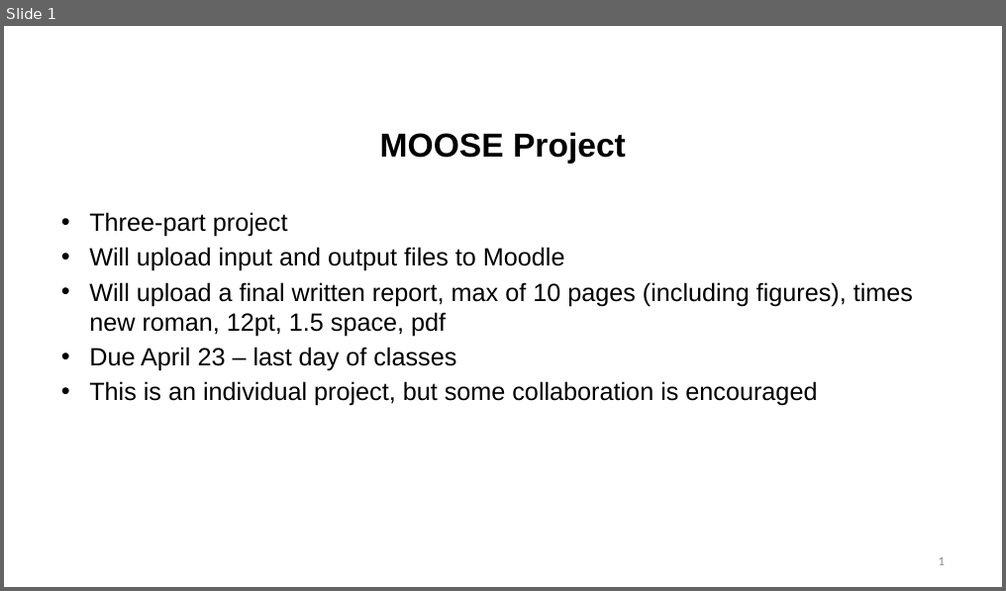
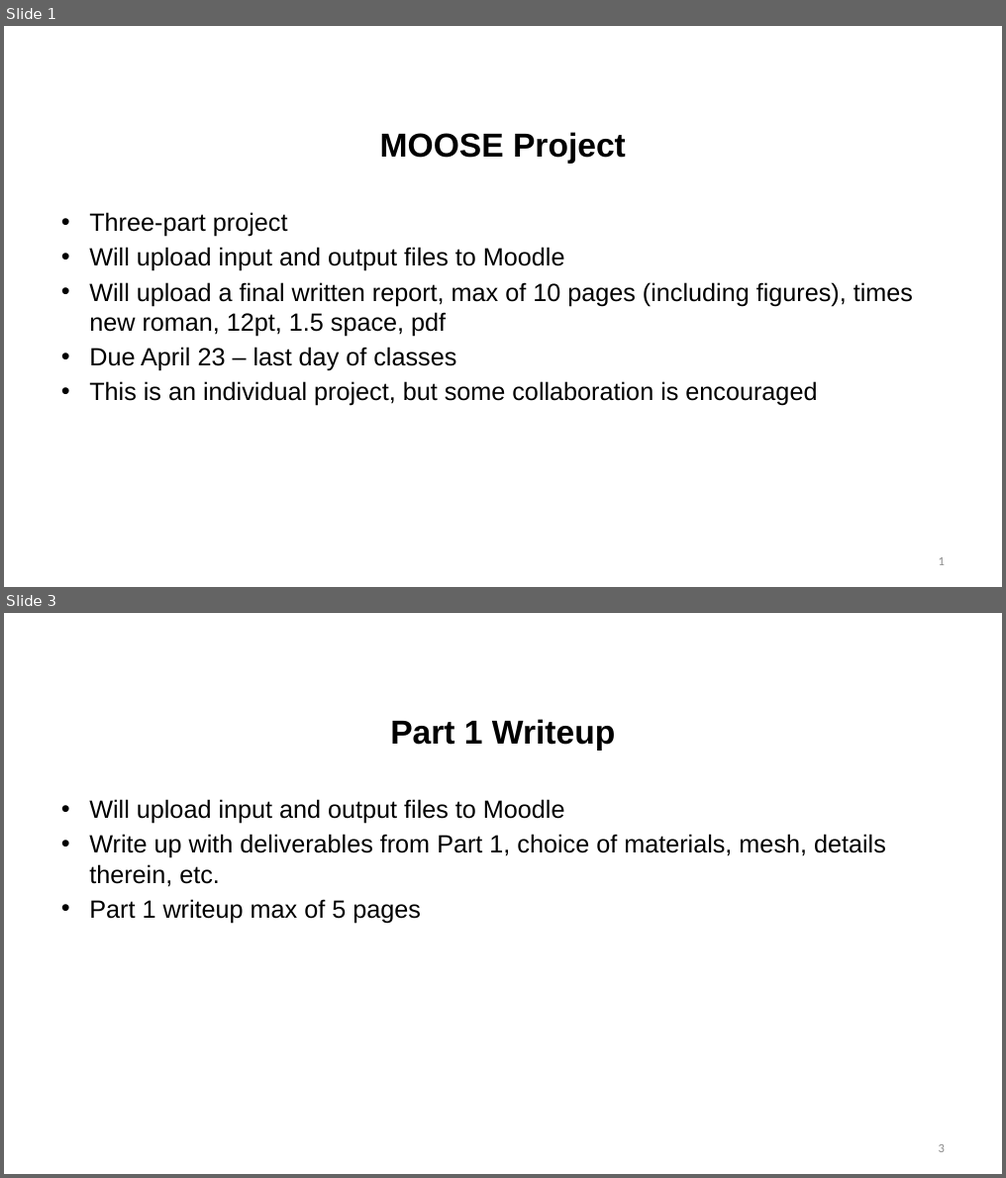
Before and after one commit to benbeeler/TEACHING, a slide deck: Nuclear_Fuel_Performance/NE533_Spring2024/MOOSE Project/MOOSE Project.pptx. Shown one above the other, each under a label of ours: slide 1 before the commit, slides 1 and 3 after it; the slides between them are not shown. The pictures are 1006x591 and 1006x1178 pixels, drawn with LibreOffice and Linux fonts; fonts in the diff are those of the drawing; background and template pictures are left out. Boxes give left, top, right and bottom in pixels: in the first picture for what was removed or moved away, otherwise in the second. Text is boxed around its words. In the diff, an @@ line names an element or a change of style, - is before the commit and + after.

```diff
--- a/Nuclear_Fuel_Performance/NE533_Spring2024/MOOSE Project/MOOSE Project.pptx
+++ b/Nuclear_Fuel_Performance/NE533_Spring2024/MOOSE Project/MOOSE Project.pptx
@@ slide 3 added at <box>4,613,1002,1174</box>, background #FFFFFF @@
@@ title added at <box>390,719,615,751</box>, 32 pt, text #000000, bold @@
+Part 1 Writeup
@@ text added at <box>89,799,886,924</box>, 24 pt, text #000000 @@
+• Will upload input and output files to Moodle
+• Write up with deliverables from Part 1, choice of materials, mesh, details therein, etc.
+• Part 1 writeup max of 5 pages
@@ page number added at <box>939,1145,944,1153</box>, 12 pt, text #8C8C8C @@
+3
```
Also in this commit, not shown: 3 slides changed, 2 other slides added.
